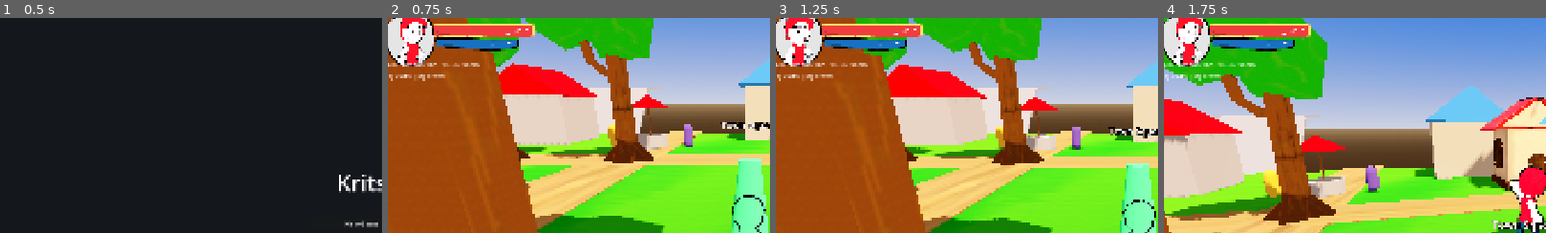
Above: before the commit, frames 1-4 (left to right).
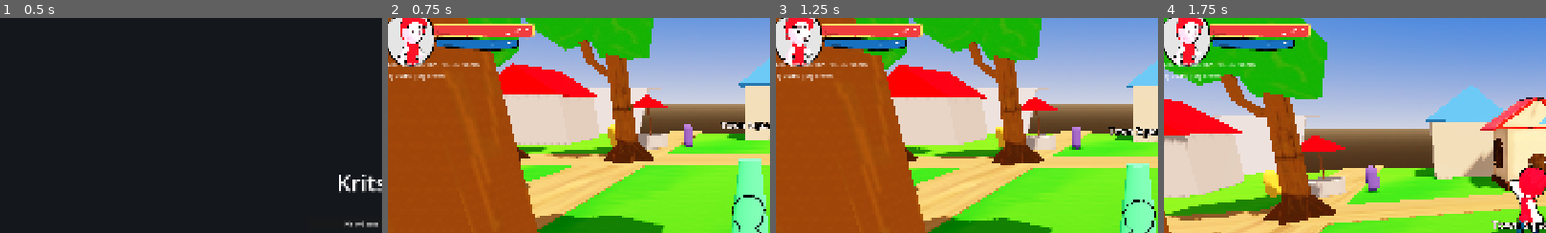
Above: after the commit, the same moments.

Repository: doggoanim/Krits
Game: Godot game, scene res://ui/main_menu.tscn
Same seed, same stepped clock (60 frames per second), same inputs: the game is played once before the commit and once after it.
Inputs (mouse positions are % of the whole screen's width and height, from its top left):
- Up to frame 1 (0.5 s): no input
- Up to frame 2 (0.75 s): click "New Game" at 0.5 s
- Up to frame 3 (1.25 s): no input
- Up to frame 4 (1.75 s): tap Enter at 1.25 s; move the mouse to (55, 50) at 1.27 s; hold W (move_forward) from 1.28 s (still down); hold Ctrl (crouch_pound) from 1.28 s (still down); click (55, 50) at 1.42 s; tap Space (jump) at 1.52 s
The pictures show only the part of the screen within x 3-53%, y 4-54%; the shares and areas given below are measured in that part.

Frame 1 is identical in both runs. In frame 2, 0.2% of the frame differs, in the area x 2-9%, y 4-20%; in frame 3, 0.2%; in frame 4, 0.2%, in the area x 2-9%, y 4-21%.

Commit message:
Darken the toon shader's default shadow tint
shadow_tint multiplies ALBEDO in the shadow band — 0.6/0.6/0.75 only
dimmed it to 60-75% brightness, reading as too light/washed out.
Dropped to 0.42/0.42/0.55 (still a cool blue-ish shadow, just darker).
ModelUtil never sets shadow_tint explicitly, so every character picks
up this shader default directly; toon_material.tres's stored value is
updated to match for world props duplicating it.

Co-Authored-By: Claude Sonnet 5 <noreply@anthropic.com>
Claude-Session: https://claude.ai/code/session_01TYpdm1jACUqsWG6yyTxbgm

Diff:
--- a/shading/toon.gdshader
+++ b/shading/toon.gdshader
@@ -45,7 +45,7 @@
 
 uniform float shadow_threshold : hint_range(0.0, 1.0) = 0.5;   // where the lit/shadow band flips
 uniform float shadow_softness : hint_range(0.0, 0.5) = 0.05;   // width of that edge; 0 = razor-sharp
-uniform vec4 shadow_tint : source_color = vec4(0.6, 0.6, 0.75, 1.0);   // multiplies ALBEDO in the shadow band
+uniform vec4 shadow_tint : source_color = vec4(0.42, 0.42, 0.55, 1.0);   // multiplies ALBEDO in the shadow band
 
 uniform float rim_strength : hint_range(0.0, 1.0) = 0.0;   // 0 disables the rim light entirely
 uniform float rim_power : hint_range(0.5, 16.0) = 4.0;
--- a/shading/toon_material.tres
+++ b/shading/toon_material.tres
@@ -7,7 +7,7 @@
 shader_parameter/albedo_color = Color(1, 1, 1, 1)
 shader_parameter/shadow_threshold = 0.5
 shader_parameter/shadow_softness = 0.05
-shader_parameter/shadow_tint = Color(0.6, 0.6, 0.75, 1)
+shader_parameter/shadow_tint = Color(0.42, 0.42, 0.55, 1)
 shader_parameter/rim_strength = 0.0
 shader_parameter/rim_power = 4.0
 shader_parameter/rim_color = Color(1, 1, 1, 1)
